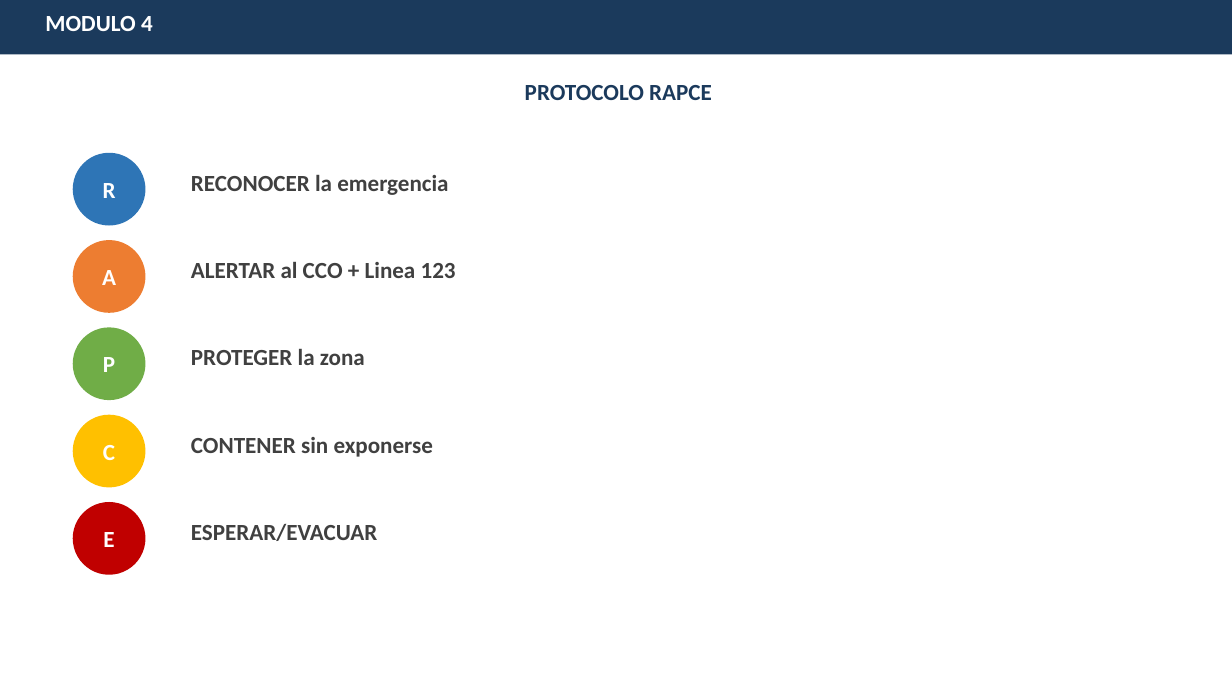
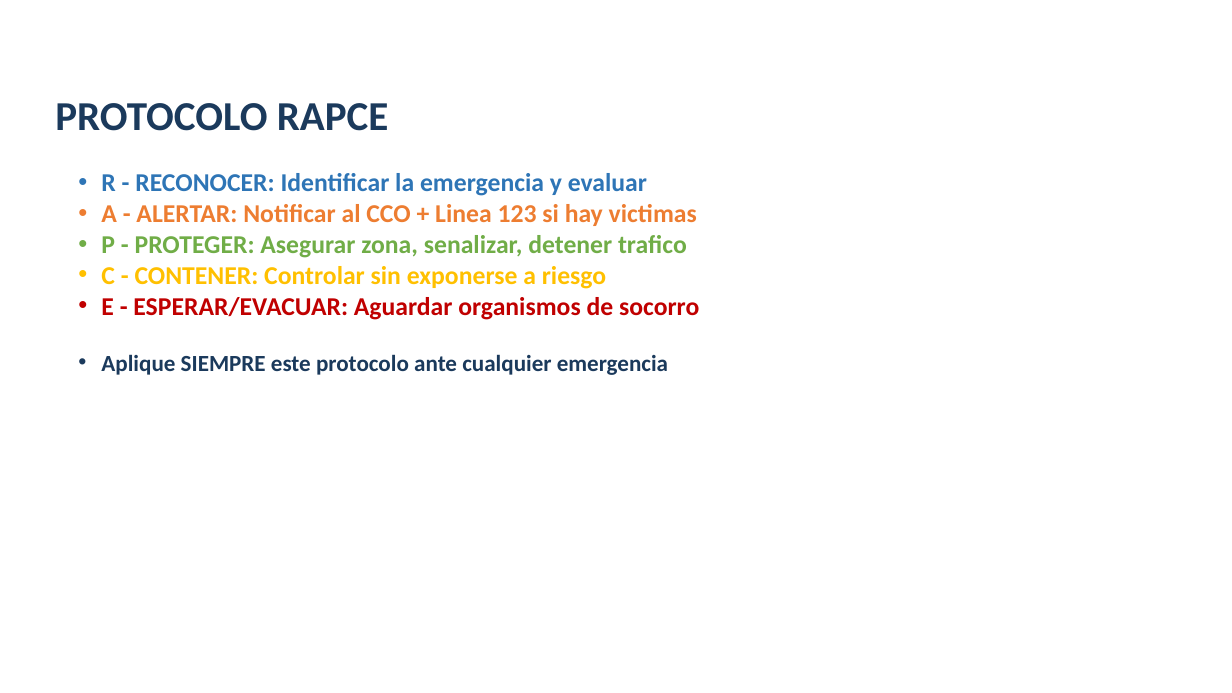
Before and after one commit to brookeprueba1/capacitacion-emergencias-ferroviarias, a slide deck: slide 11 of PRESENTACION_EMERGENCIAS_FERROVIARIAS_COLOMBIA.pptx (slide 10 before the commit). Drawn at 1232x693 pixels with LibreOffice and Linux fonts; fonts in the diff are those of the drawing. Boxes give left, top, right and bottom in pixels: in the first picture for what was removed or moved away, otherwise in the second. Text is boxed around its words. In the diff, an @@ line names an element or a change of style, - is before the commit and + after.

```diff
--- a/PRESENTACION_EMERGENCIAS_FERROVIARIAS_COLOMBIA.pptx
+++ b/PRESENTACION_EMERGENCIAS_FERROVIARIAS_COLOMBIA.pptx
@@ rectangle removed at bbox=[0, 0, 1232, 55] @@
@@ text removed at bbox=[45, 16, 153, 31] @@
-MODULO 4
@@ text "PROTOCOLO RAPCE": place and size @@
-text "PROTOCOLO RAPCE" at bbox=[525, 85, 712, 100]
+text "PROTOCOLO RAPCE" at bbox=[55, 103, 389, 131]
@@ text "PROTOCOLO RAPCE" at bbox=[55, 103, 389, 131]: size 18 to 32 pt; alignment centre to left; vertical alignment top to bottom @@
@@ ellipse removed at bbox=[73, 152, 146, 226] @@
-R
@@ text added at bbox=[101, 173, 699, 375], 20 pt, text #1B3A5C, bold @@
+• R - RECONOCER: Identificar la emergencia y evaluar
+• A - ALERTAR: Notificar al CCO + Linea 123 si hay victimas
+• P - PROTEGER: Asegurar zona, senalizar, detener trafico
+• C - CONTENER: Controlar sin exponerse a riesgo
+• E - ESPERAR/EVACUAR: Aguardar organismos de socorro
+• Aplique SIEMPRE este protocolo ante cualquier emergencia
@@ text removed at bbox=[191, 175, 448, 195] @@
-RECONOCER la emergencia
@@ ellipse removed at bbox=[73, 240, 146, 313] @@
-A
@@ text removed at bbox=[191, 262, 456, 278] @@
-ALERTAR al CCO + Linea 123
@@ ellipse removed at bbox=[73, 327, 146, 400] @@
-P
@@ text removed at bbox=[191, 349, 365, 365] @@
-PROTEGER la zona
@@ ellipse removed at bbox=[73, 415, 146, 488] @@
-C
@@ text removed at bbox=[191, 437, 433, 457] @@
-CONTENER sin exponerse
@@ ellipse removed at bbox=[73, 502, 146, 575] @@
-E
@@ text removed at bbox=[191, 524, 377, 541] @@
-ESPERAR/EVACUAR
```
Also in this commit, not shown: 14 other slides changed, 7 slides added, 6 slides removed.
